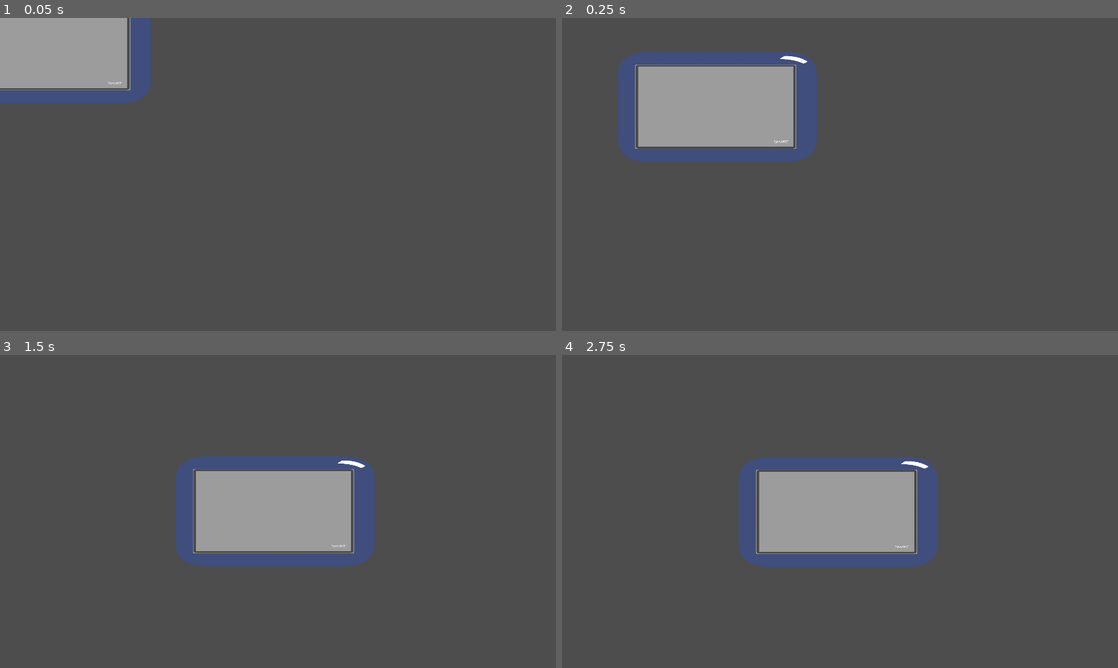
Above: before the commit, frames 1-4 (two rows, left to right).
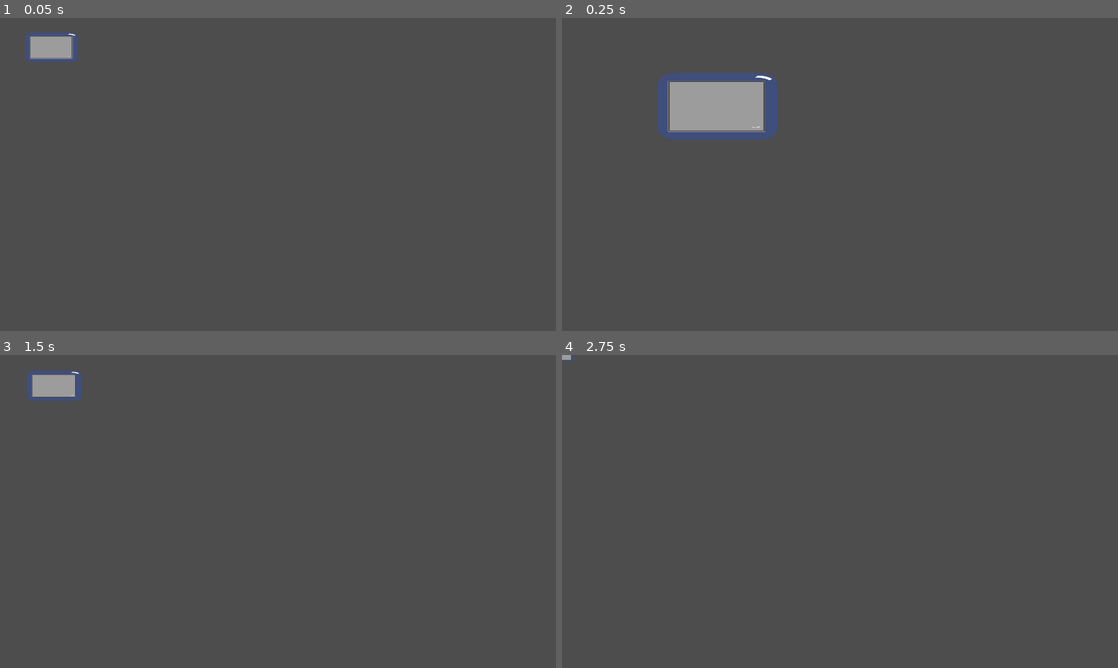
Above: after the commit, the same moments.

Repository: enderpyy/machina
Game: Godot game, scene res://scenes/sensor_calibration.tscn
Two runs of this game, one before a commit and one after it. Both use one fixed random seed, a clock stepped at 60 frames per second and the inputs below. This scene is started directly instead of the project's main scene. The engine's default icon, where the game draws it, is replaced by a stand-in: a white triangle on a blue panel in a dark square.
Inputs (mouse positions are in pixels of both pictures, inside the frame that each line leads up to):
- Up to frame 1 (0.05 s): no input
- Up to frame 2 (0.25 s): no input
- Up to frame 3 (1.5 s): move the mouse to (400, 495) at 0.52 s; click (400, 495) at 0.67 s; move the mouse to (166, 527) at 1.27 s; click (166, 527) at 1.42 s
- Up to frame 4 (2.75 s): move the mouse to (895, 442) at 2.02 s; click (895, 442) at 2.17 s

The runs differ from the first frame. In frame 1, 6.7% of the frame differs, in the area x 0-28%, y 0-28%; in frame 2, 9.1%; in frame 3, 13%, in the area x 4-68%, y 5-68%; in frame 4, 12%.

Commit message:
fixed a zooming issue

Diff:
--- a/machina/scenes/sensor_calibration.tscn
+++ b/machina/scenes/sensor_calibration.tscn
@@ -7,6 +7,7 @@
 size = Vector2(523, 292)
 
 [node name="Sensor Calibration" type="Area2D"]
+scale = Vector2(0.1, 0.1)
 script = ExtResource("1_0xom4")
 
 [node name="Background" type="Sprite2D" parent="."]
--- a/machina/scripts/sensor_calibration.gd
+++ b/machina/scripts/sensor_calibration.gd
@@ -1,6 +1,6 @@
 class_name SensorCalibration extends Area2D
 
-var screen_size : Vector2
+
 
 var target_scene = load("res://scenes/target.tscn")
 
@@ -12,30 +12,41 @@
 var spawn : CollisionShape2D = $"Spawn Area"
 var spawn_size
 
-var initial_scale : Vector2
-var initial_position : Vector2
+var initial_scale : Vector2 #updated before zoom in
+var initial_position : Vector2 #updated before zoom in
 
 func _ready() -> void:
-	screen_size = background.texture.get_size() * background.scale
 	spawn_size = spawn.shape.get_rect().size
-
-	zoom_in()
-
-func zoom(target_position : Vector2, target_scale : Vector2, speed : float = 0.05):
 	initial_scale = self.scale
 	initial_position = self.position
+	zoom_in()
+	await get_tree().create_timer(1).timeout
+	print("zooming out to " + str(initial_scale))
+	zoom_out()
 
-	while abs(position - target_position) > Vector2(5, 5) or abs(scale - target_scale) > Vector2(0.05, 0.05):
+var zoom_id = 0
+
+#zoom to target position, at target scale, with lerp value
+func zoom(target_position : Vector2, target_scale : Vector2, speed : float = 0.05):
+	zoom_id += 1
+	var id = zoom_id
+	while abs(position - target_position) > Vector2(0.1, 0.1) or abs(scale - target_scale) > Vector2(0.01, 0.01):
+		if id != zoom_id:
+			return
+
 		self.position = lerp(position, target_position, speed)
 		self.scale = lerp(scale, target_scale, speed)
 		await get_tree().process_frame
 
 
 func zoom_in():
+	initial_scale = self.scale
+
+	initial_position = self.position
 	zoom(Vector2(960, 540), Vector2(1,1))
 
 func zoom_out():
-	pass
+	zoom(initial_position, initial_scale)
 
 func play( n := 5):
 	var score := 0.0
